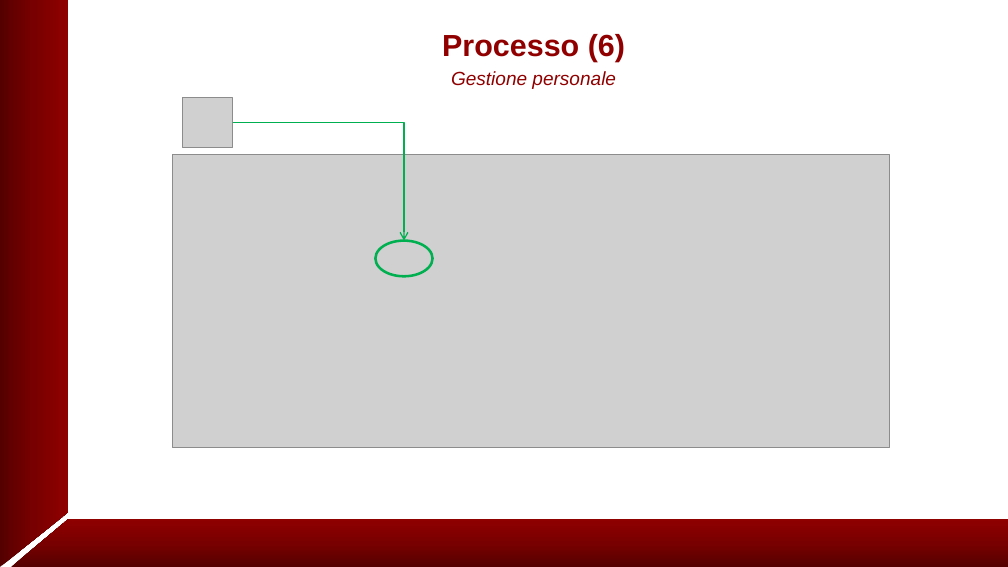
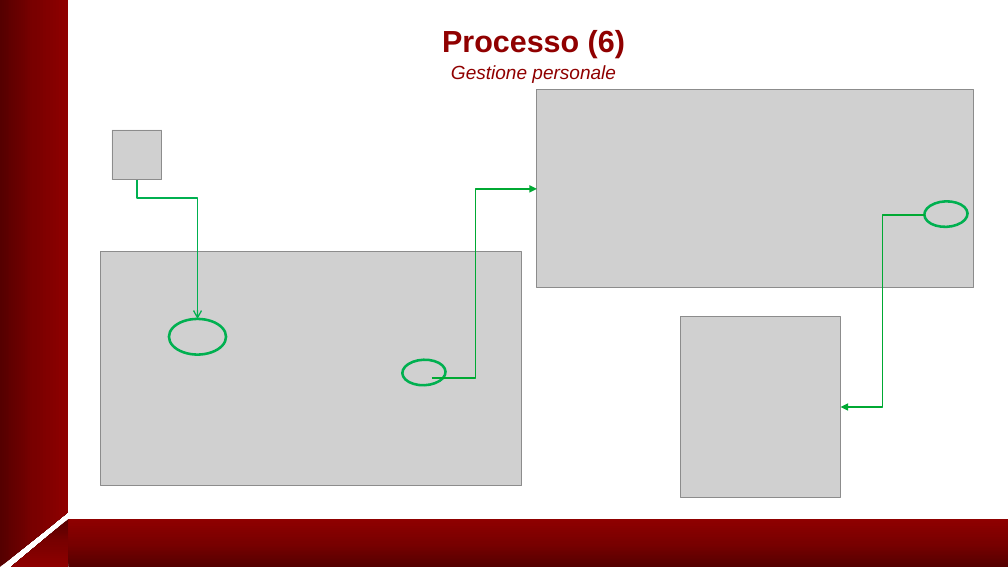
Before and after one commit to VVF334665/rubrica_dipartimentale, a slide deck: slide 10 of doc/presentazioneRubricaDipartimentale.pptx. Drawn at 1008x567 pixels with LibreOffice and Linux fonts; fonts in the diff are those of the drawing; grey boxes stand for pictures; background and template pictures are left out. Boxes give left, top, right and bottom in pixels: in the first picture for what was removed or moved away, otherwise in the second. Text is boxed around its words. In the diff, an @@ line names an element or a change of style, - is before the commit and + after.

Commit message:
- aggiunti screenshot - modificate screenshot nelle presentazione

```diff
--- a/doc/presentazioneRubricaDipartimentale.pptx
+++ b/doc/presentazioneRubricaDipartimentale.pptx
@@ text "Processo (6)" at <box>442,30,625,83</box>: line spacing 1 to 0.9 @@
@@ picture added at <box>537,90,974,288</box> @@
@@ picture: place and size @@
-picture at <box>183,98,233,148</box>
+picture at <box>113,130,163,180</box>
@@ elbow arrow removed from (232, 123) to (404, 241) @@
@@ picture removed at <box>172,155,890,447</box> @@
@@ elbow arrow added from (137, 180) to (198, 319), #00B050 1 pt @@
@@ elbow arrow added from (432, 378) to (537, 189), #00A933 1.13 pt @@
@@ ellipse added at <box>924,200,968,228</box>, outline #00B050 2 pt @@
@@ elbow arrow added from (925, 215) to (841, 407), #00A933 1.13 pt @@
@@ picture added at <box>101,252,522,487</box> @@
@@ ellipse: place and size @@
-ellipse at <box>376,241,434,276</box>
+ellipse at <box>169,319,226,355</box>
@@ picture added at <box>681,316,841,497</box> @@
@@ ellipse added at <box>402,360,446,387</box>, outline #00B050 2 pt @@
@@ fill gradient #550000 to #790000 to #900000 to gradient #550000 to #790000 to #8F0000 in 3 elements at <box>0,512,69,567</box>, <box>69,520,1008,567</box>, <box>11,520,68,567</box> @@
```
Also in this commit, not shown: 12 other slides changed, 2 slides added, 5 other files.
